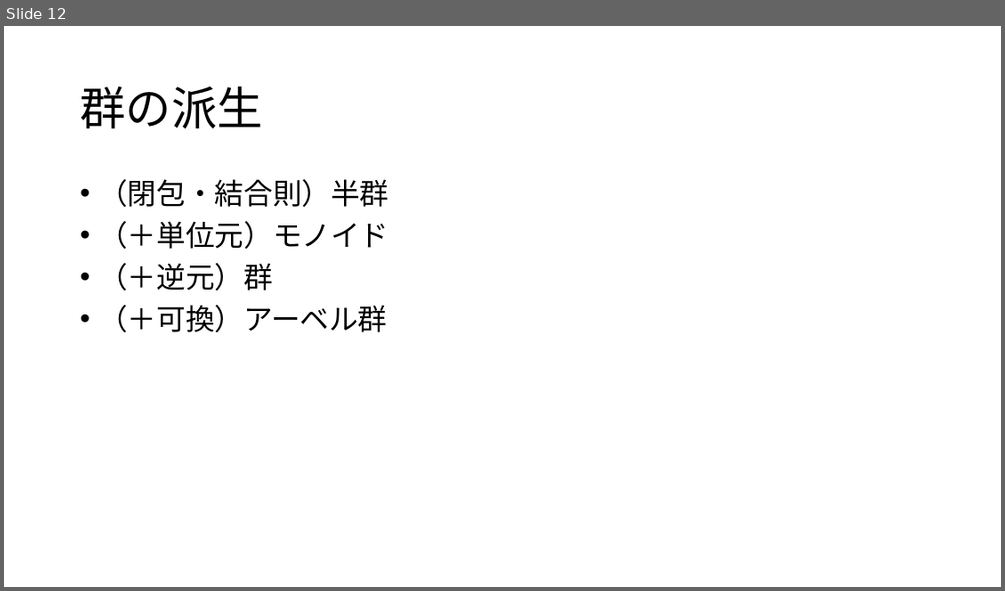
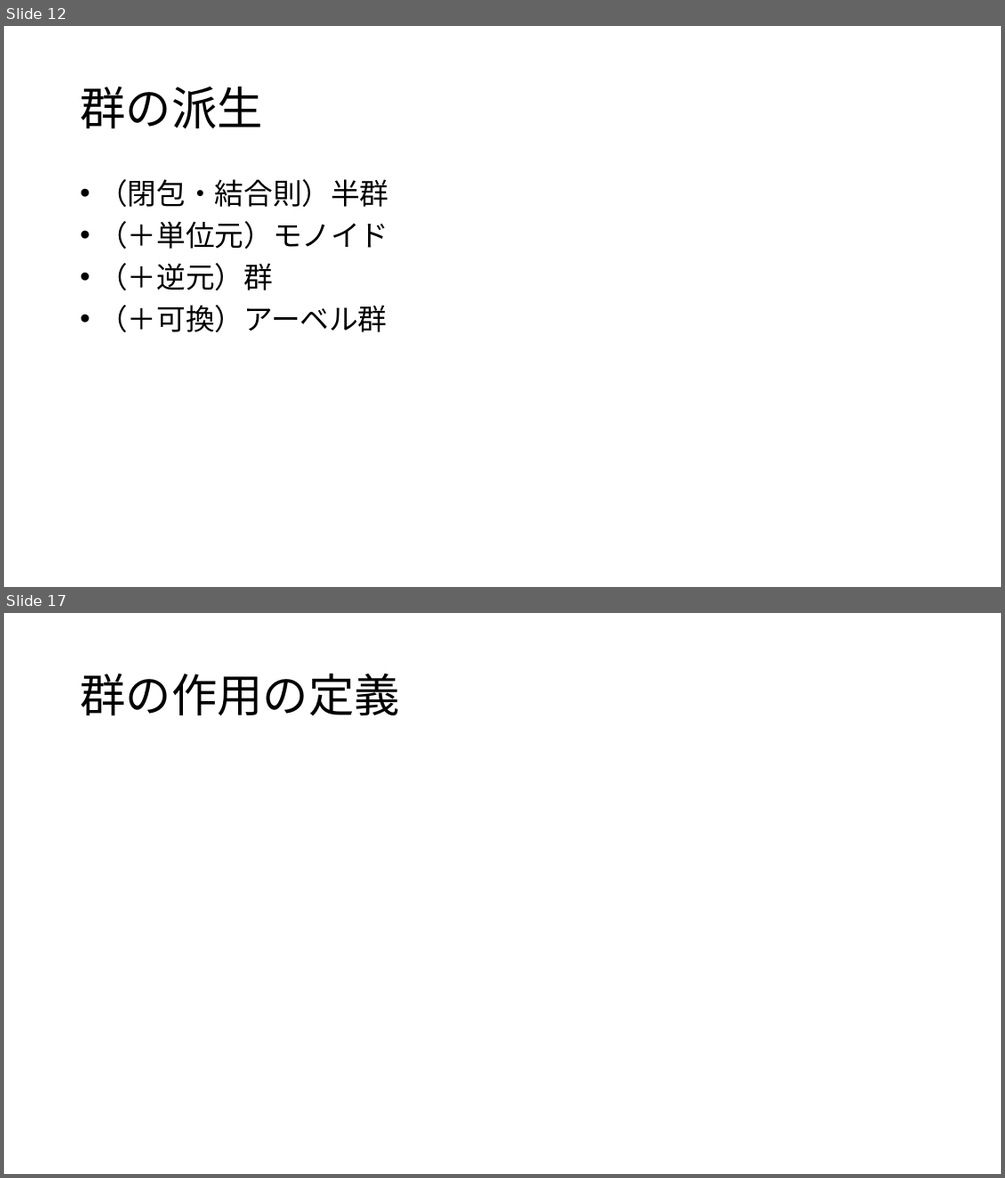
Before and after one commit to math-er/hyperbolic-space, a slide deck: 群の気持ち.pptx. Shown one above the other, each under a label of ours: slide 12 before the commit, slides 12 and 17 after it; the slides between them are not shown. The pictures are 1005x591 and 1005x1178 pixels, drawn with LibreOffice and Linux fonts; fonts in the diff are those of the drawing; grey boxes stand for pictures. Boxes give left, top, right and bottom in pixels: in the first picture for what was removed or moved away, otherwise in the second. Text is boxed around its words. In the diff, an @@ line names an element or a change of style, - is before the commit and + after.

Commit message:
chore(群の気持ち) update group action and examples

```diff
--- a/群の気持ち.pptx
+++ b/群の気持ち.pptx
@@ slide 17 added at [4,613,1001,1174], background #FFFFFF @@
@@ title added at [80,674,399,715], 44 pt, text #000000 @@
+群の作用の定義
```
Also in this commit, not shown: 4 other slides added.
